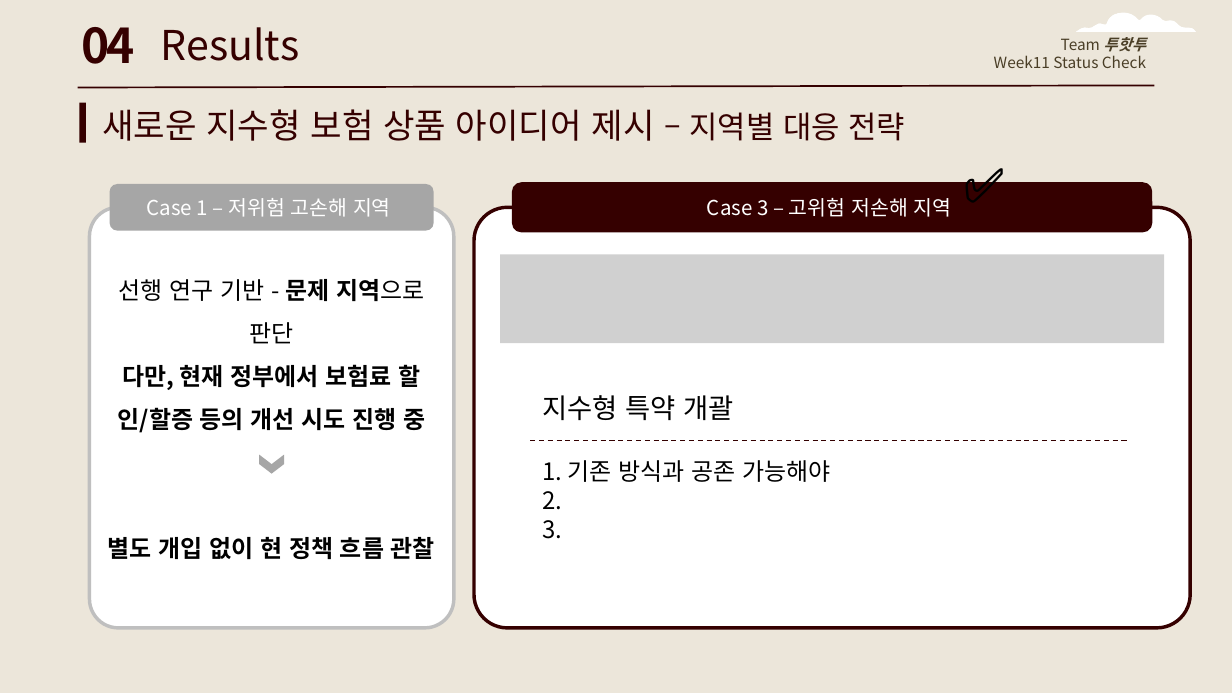
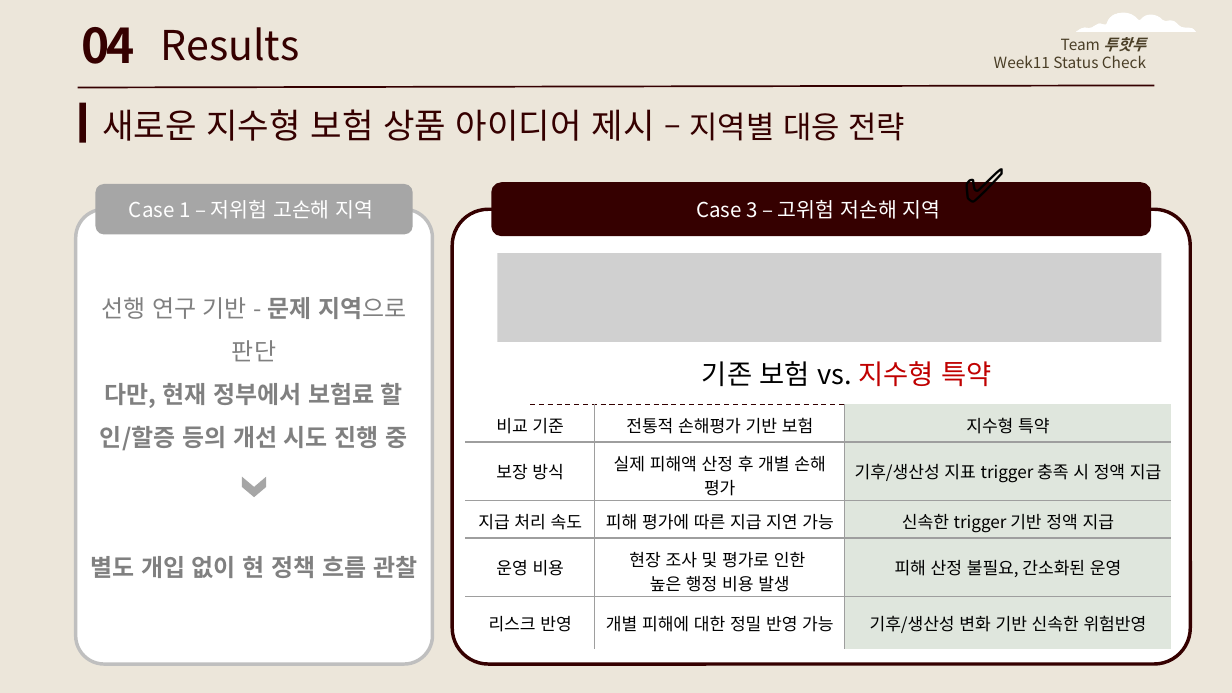
Before and after one commit to NamYoonJi/capstone-project-slides, a slide deck: slide 28 of week 12 mid progress report.pptx (slide 29 before the commit). Drawn at 1232x693 pixels with LibreOffice and Linux fonts; fonts in the diff are those of the drawing; grey boxes stand for pictures. Boxes give left, top, right and bottom in pixels: in the first picture for what was removed or moved away, otherwise in the second. Text is boxed around its words. In the diff, an @@ line names an element or a change of style, - is before the commit and + after.

```diff
--- a/week 12 mid progress report.pptx
+++ b/week 12 mid progress report.pptx
@@ rounded rectangle resized from (x1=90, y1=207, x2=455, y2=627) to (x1=75, y1=209, x2=432, y2=664) @@
@@ rounded rectangle "Case 1 – 저위험 고손해 ..." resized from (x1=110, y1=184, x2=434, y2=230) to (x1=95, y1=184, x2=413, y2=234) @@
@@ rounded rectangle resized from (x1=474, y1=207, x2=1190, y2=627) to (x1=452, y1=209, x2=1190, y2=664) @@
@@ rounded rectangle "Case 3 – 고위험 저손해 ..." resized from (x1=514, y1=184, x2=1151, y2=230) to (x1=493, y1=184, x2=1149, y2=234) @@
@@ text "선행 연구 기반 - 문제 ..." moved from (x1=108, y1=279, x2=435, y2=559) to (x1=90, y1=297, x2=417, y2=578) @@
@@ text "선행 연구 기반 - 문제 ..." at (x1=90, y1=297, x2=417, y2=578): text colour #000000 to #808080 @@
@@ text at (x1=702, y1=361, x2=991, y2=386): text changed; size 14 to 16 pt @@
-지수형 특약 개괄
-1. 기존 방식과 공존 가능해야
-2.
-3.
+기존 보험 vs. 지수형 특약
@@ table added at (x1=466, y1=404, x2=1172, y2=646), 5 rows, 3 columns @@
+비교 기준 | 전통적 손해평가 기반 보험 | 지수형 특약
+보장 방식 | 실제 피해액 산정 후 개별 손해 평가 | 기후/생산성 지표 trigger 충족 시 정액 지급
+지급 처리 속도 | 피해 평가에 따른 지급 지연 가능 | 신속한 trigger 기반 정액 지급
+운영 비용 | 현장 조사 및 평가로 인한 / 높은 행정 비용 발생 | 피해 산정 불필요, 간소화된 운영
+리스크 반영 | 개별 피해에 대한 정밀 반영 가능 | 기후/생산성 변화 기반 신속한 위험반영
@@ line moved from (530, 441) - (1129, 441) to (530, 404) - (1129, 404) @@
@@ chevron moved from (x1=259, y1=455, x2=284, y2=474) to (x1=242, y1=476, x2=267, y2=497) @@
```
Also in this commit, not shown: 9 other slides changed, 2 slides added, 1 slide removed.
